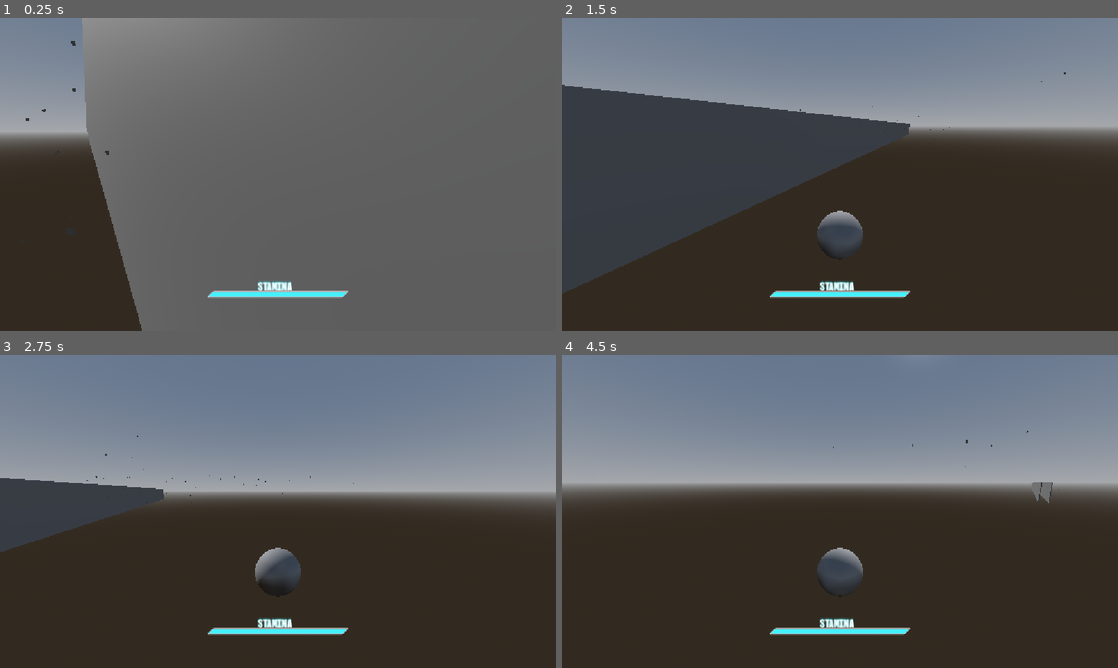
Above: before the commit, frames 1-4 (two rows, left to right).
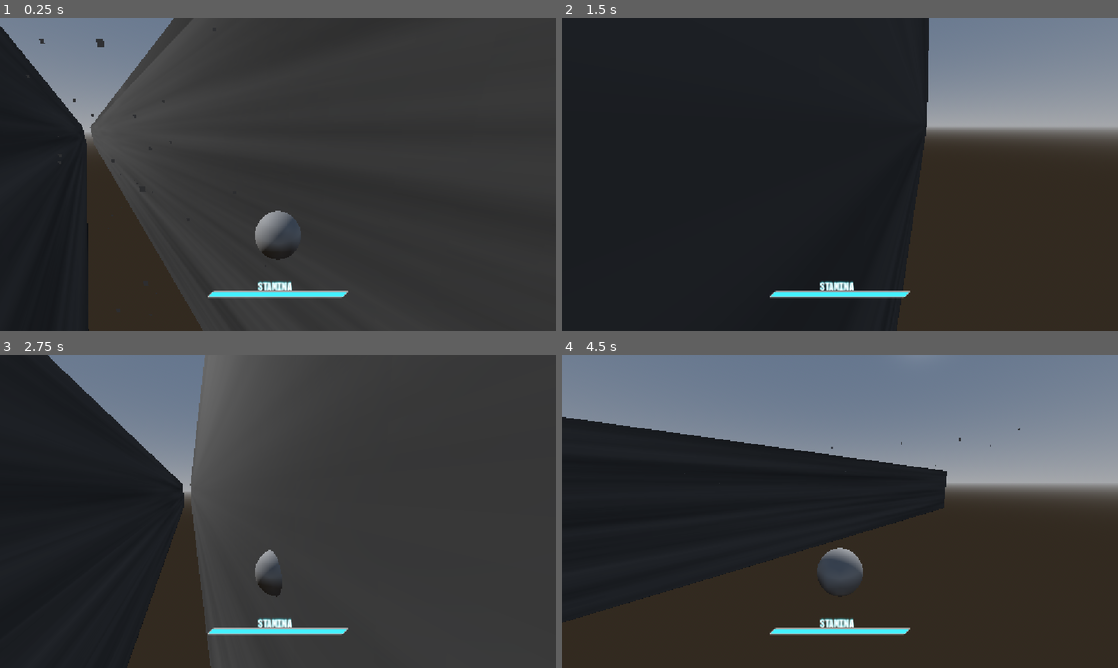
Above: after the commit, the same moments.

Repository: PortalGolem/havenIE2026GameJam
Game: Godot game, scene res://Scenes/andrew_test.tscn
The game is run twice, just before and just after one commit, with the same random seed, the same clock (stepped at 60 frames per second) and the same inputs. This scene is started directly instead of the project's main scene.
Inputs (mouse positions are in pixels of both pictures, inside the frame that each line leads up to):
- Up to frame 1 (0.25 s): no input
- Up to frame 2 (1.5 s): move the mouse to (867, 174) at 0.52 s; hold Shift (Dash) 0.53-1.28 s; hold W (Forward) from 0.53 s (still down); tap Space (Jump) at 0.77 s; move the mouse to (812, 174) at 1.27 s; click (812, 174) at 1.35 s
- Up to frame 3 (2.75 s): keep holding W (Forward); tap Space (Jump) at 1.52 s; tap Shift (Dash) at 1.55 s; move the mouse to (289, 505) at 2.02 s; hold Shift (Dash) from 2.03 s (still down)
- Up to frame 4 (4.5 s): keep holding W (Forward); move the mouse to (834, 517) at 2.77 s; release Shift (Dash) at 2.78 s; tap Shift (Dash) at 2.85, 3.8, 4.35 s; tap Space (Jump) at 3.02, 3.77 s; move the mouse to (878, 514) at 3.52 s; press the mouse at (878, 514) at 3.53 s; move the mouse to (795, 508) at 4.27 s; release the mouse at (795, 508) at 4.28 s

The runs differ from the first frame. In frame 1, 88% of the frame differs, in the area x 0-100%, y 0-100%; in frame 2, 49%; in frame 3, 67%; in frame 4, 19%.

Commit message:
Fixed Bugs

Diff:
--- a/Player/PlayerController.gd
+++ b/Player/PlayerController.gd
@@ -61,6 +61,7 @@
 var wallNormal:Vector3
 signal Lockin()
 signal UnLockin()
+var targets
 
 @onready var Camera = $CameraPivot/Camera3D
 
@@ -188,11 +189,11 @@
 	#DASH MOVEMENT CODE
 	if dash_timer > 0:
 		dash_timer -= delta
-		position += dashDirection * DashSpeed * delta
-	else:
+		position += (dashDirection * (DashSpeed + velocity.y) ) * delta
+	elif dashing:
 		velocity.y = 0
 		velocity.x = 0
-		velocity += jumpVector
+		velocity += Vector3(-dashVector.x, dashVector.y, -dashVector.z)
 		dashing = false
 
 
--- a/Scenes/andrew_test.tscn
+++ b/Scenes/andrew_test.tscn
@@ -1,6 +1,7 @@
 [gd_scene format=3 uid="uid://8hlhckm8cqeu"]
 
 [ext_resource type="PackedScene" uid="uid://byque4w54oowj" path="res://Player/player.tscn" id="1_qf4af"]
+[ext_resource type="Texture2D" uid="uid://dnbrywea7oakp" path="res://Materials/Textures/Fortress Wall/Fortress_Wall_Color.png" id="2_o24f2"]
 
 [sub_resource type="ProceduralSkyMaterial" id="ProceduralSkyMaterial_2m7an"]
 
@@ -16,8 +17,15 @@
 [sub_resource type="BoxShape3D" id="BoxShape3D_2m7an"]
 size = Vector3(1, 35.49048, 610.9808)
 
+[sub_resource type="StandardMaterial3D" id="StandardMaterial3D_qf4af"]
+albedo_texture = ExtResource("2_o24f2")
+
 [sub_resource type="BoxMesh" id="BoxMesh_lgp2p"]
+material = SubResource("StandardMaterial3D_qf4af")
 size = Vector3(1, 35.49048, 71.45166)
+
+[sub_resource type="StandardMaterial3D" id="StandardMaterial3D_uakvj"]
+albedo_texture = ExtResource("2_o24f2")
 
 [node name="AndrewTest" type="Node3D" unique_id=1684309353]
 
@@ -87,4 +95,5 @@
 
 [node name="MeshInstance3D" type="MeshInstance3D" parent="StaticBody3D2" unique_id=233809153]
 transform = Transform3D(1, 0, 0, 0, 1, 0, 0, 0, 14.662356, 0, -6.121704, -35.22583)
+material_override = SubResource("StandardMaterial3D_uakvj")
 mesh = SubResource("BoxMesh_lgp2p")
--- a/Scripts/enemy.gd
+++ b/Scripts/enemy.gd
@@ -7,6 +7,7 @@
 var direction = 1.0
 var Scene
 var Player
+var id
 
 
 # Called when the node enters the scene tree for the first time.
